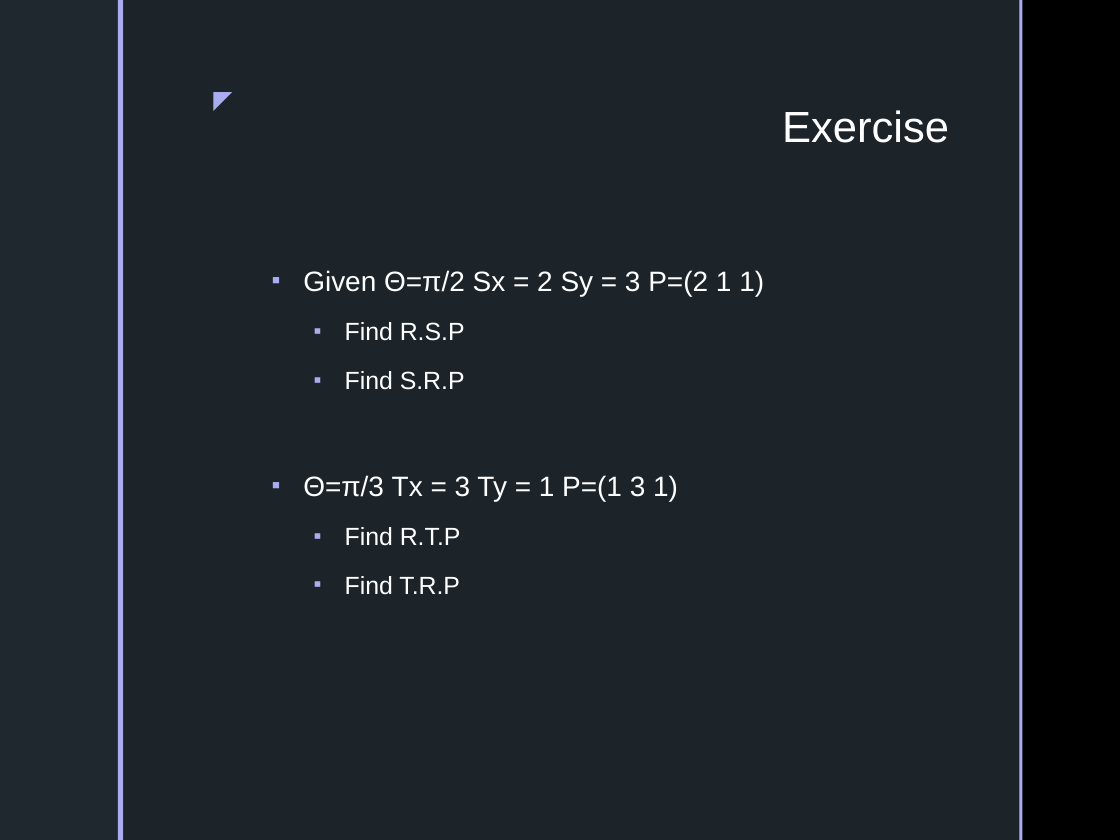
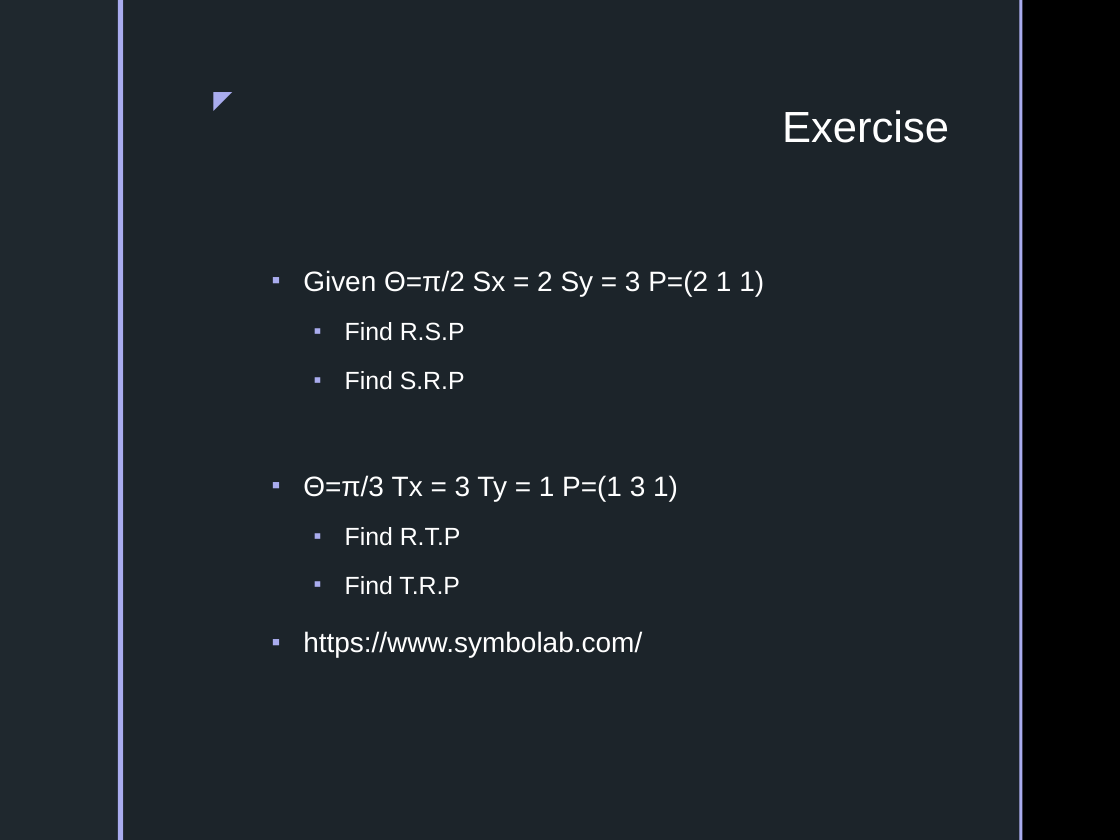
Before and after one commit to chiayiquan/year_3_sem_1, a slide deck: slide 28 of 3D graphics/SIM/lesson 4/Workshop 4a Basic Matrix and 2D Transformation.pptx. Drawn at 1120x840 pixels with LibreOffice and Linux fonts; fonts in the diff are those of the drawing; background and template pictures are left out. Boxes give left, top, right and bottom in pixels: in the first picture for what was removed or moved away, otherwise in the second. Text is boxed around its words. In the diff, an @@ line names an element or a change of style, - is before the commit and + after.

```diff
--- a/3D graphics/SIM/lesson 4/Workshop 4a Basic Matrix and 2D Transformation.pptx
+++ b/3D graphics/SIM/lesson 4/Workshop 4a Basic Matrix and 2D Transformation.pptx
@@ text at (303, 631, 642, 657): paragraph added @@
+▪ https://www.symbolab.com/
```
Also in this commit, not shown: 4 slides added, 17 other files.
